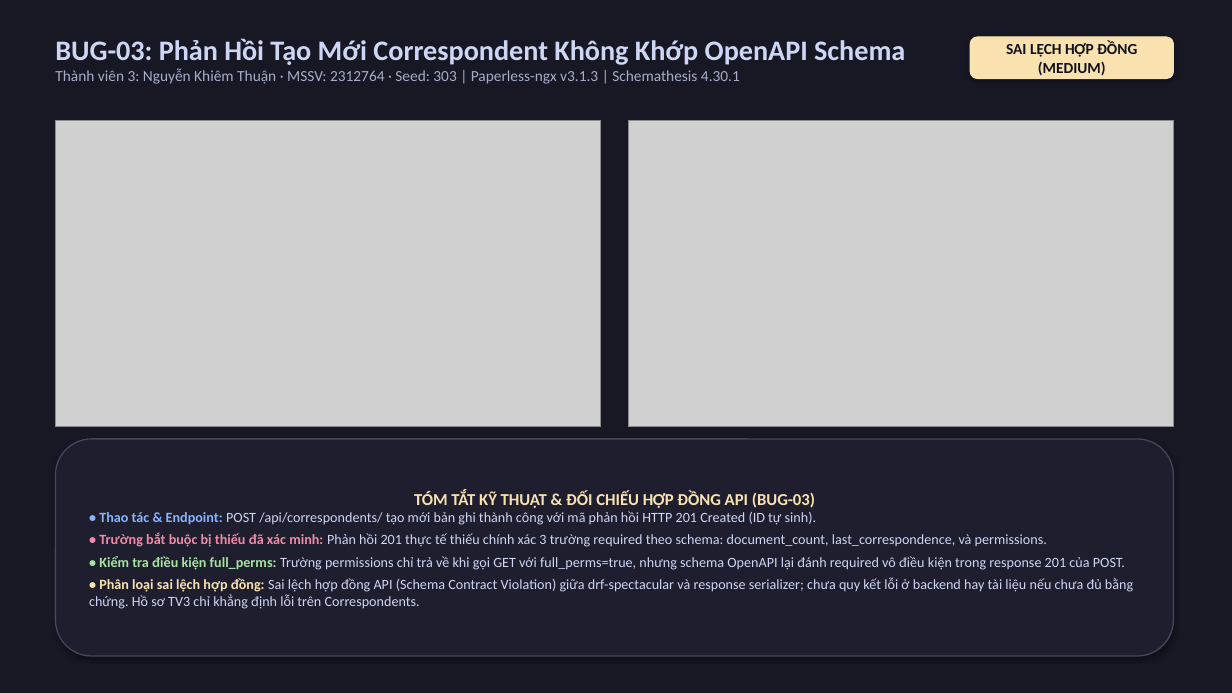
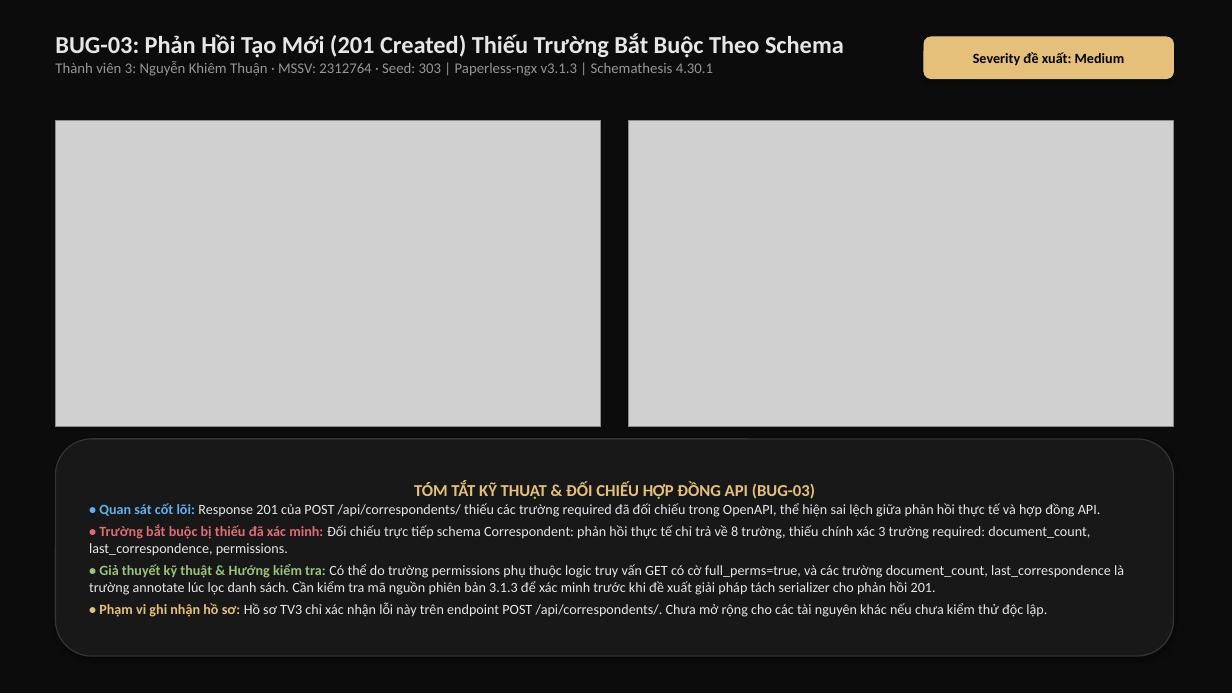
Before and after one commit to nguynn12/KTPM, a slide deck: slide 2 of docs/slides/TV3_BUG_EVIDENCE_303.pptx. Drawn at 1232x693 pixels with LibreOffice and Linux fonts; fonts in the diff are those of the drawing; grey boxes stand for pictures. Boxes give left, top, right and bottom in pixels: in the first picture for what was removed or moved away, otherwise in the second. Text is boxed around its words. In the diff, an @@ line names an element or a change of style, - is before the commit and + after.

```diff
--- a/docs/slides/TV3_BUG_EVIDENCE_303.pptx
+++ b/docs/slides/TV3_BUG_EVIDENCE_303.pptx
@@ background #181825 to #0C0C0C @@
@@ text at bbox=[55, 34, 844, 58]: text changed; size 22 to 19 pt; text colour #CDD6F4 to #E6E6E6 @@
-BUG-03: Phản Hồi Tạo Mới Correspondent Không Khớp OpenAPI Schema
+BUG-03: Phản Hồi Tạo Mới (201 Created) Thiếu Trường Bắt Buộc Theo Schema
@@ rounded rectangle "Severity đề xuất: Medium": place and size @@
-rounded rectangle "Severity đề xuất: Medium" at bbox=[970, 37, 1174, 79]
+rounded rectangle "Severity đề xuất: Medium" at bbox=[924, 37, 1174, 79]
@@ rounded rectangle "Severity đề xuất: Medium" at bbox=[924, 37, 1174, 79]: fill #F9E2AF to #E5C07B; outline #F9E2AF 0.75 pt to #E5C07B 0.75 pt @@
@@ text in rounded rectangle at bbox=[973, 52, 1125, 66]: text changed; size 12 to 11 pt; text colour #11111B to #000000 @@
-SAI LỆCH HỢP ĐỒNG (MEDIUM)
+Severity đề xuất: Medium
@@ text at bbox=[55, 61, 713, 76]: size 12 to 11.5 pt, text colour #A6ADC8 to #969696 in "Thành viên 3: Nguyễn Khiêm Thuận · ..." @@
@@ rounded rectangle "TÓM TẮT KỸ THUẬT & ..." at bbox=[55, 439, 1174, 656]: fill #1E1E2E to #181818; outline #45475A 1 pt to #333333 1 pt @@
@@ text in rounded rectangle at bbox=[89, 503, 1124, 617]: text changed; text colour #CDD6F4 to #E6E6E6 @@
-• Thao tác & Endpoint: POST /api/correspondents/ tạo mới bản ghi thành công với mã phản hồi HTTP 201 Created (ID tự sinh).
-• Trường bắt buộc bị thiếu đã xác minh: Phản hồi 201 thực tế thiếu chính xác 3 trường required theo schema: document_count, last_correspondence, và permissions.
-• Kiểm tra điều kiện full_perms: Trường permissions chỉ trả về khi gọi GET với full_perms=true, nhưng schema OpenAPI lại đánh required vô điều kiện trong response 201 của POST.
-• Phân loại sai lệch hợp đồng: Sai lệch hợp đồng API (Schema Contract Violation) giữa drf-spectacular và response serializer; chưa quy kết lỗi ở backend hay tài liệu nếu chưa đủ bằng chứng. Hồ sơ TV3 chỉ khẳng định lỗi trên Correspondents.
+• Quan sát cốt lõi: Response 201 của POST /api/correspondents/ thiếu các trường required đã đối chiếu trong OpenAPI, thể hiện sai lệch giữa phản hồi thực tế và hợp đồng API.
+• Trường bắt buộc bị thiếu đã xác minh: Đối chiếu trực tiếp schema Correspondent: phản hồi thực tế chỉ trả về 8 trường, thiếu chính xác 3 trường required: document_count, last_correspondence, permissions.
+• Giả thuyết kỹ thuật & Hướng kiểm tra: Có thể do trường permissions phụ thuộc logic truy vấn GET có cờ full_perms=true, và các trường document_count, last_correspondence là trường annotate lúc lọc danh sách. Cần kiểm tra mã nguồn phiên bản 3.1.3 để xác minh trước khi đề xuất giải pháp tách serializer cho phản hồi 201.
+• Phạm vi ghi nhận hồ sơ: Hồ sơ TV3 chỉ xác nhận lỗi này trên endpoint POST /api/correspondents/. Chưa mở rộng cho các tài nguyên khác nếu chưa kiểm thử độc lập.
@@ text in rounded rectangle at bbox=[414, 483, 815, 499]: text colour #F9E2AF to #E5C07B in "TÓM TẮT KỸ THUẬT & ĐỐI CHIẾU ..." @@
```
Also in this commit, not shown: 1 other slide changed, 9 other files.
